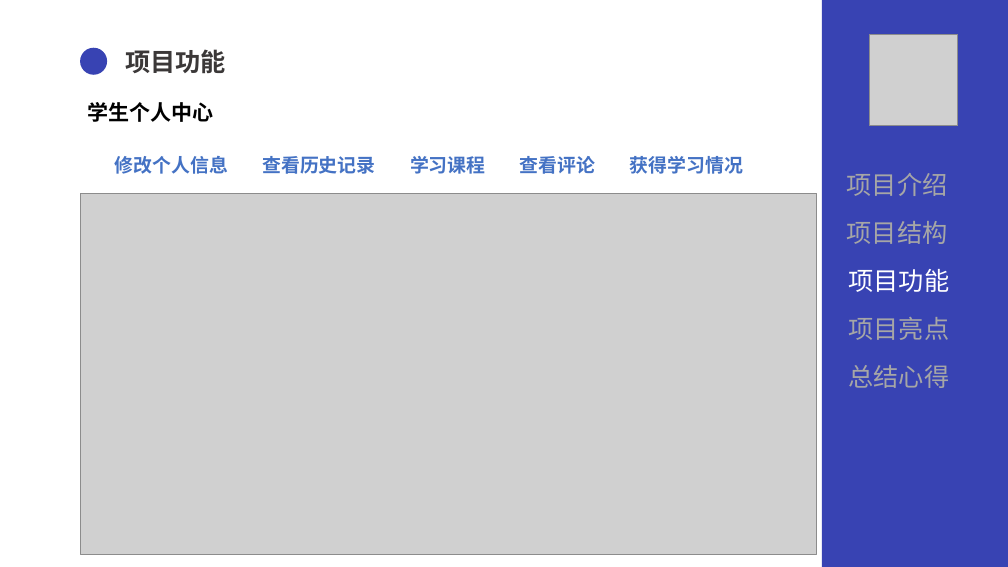
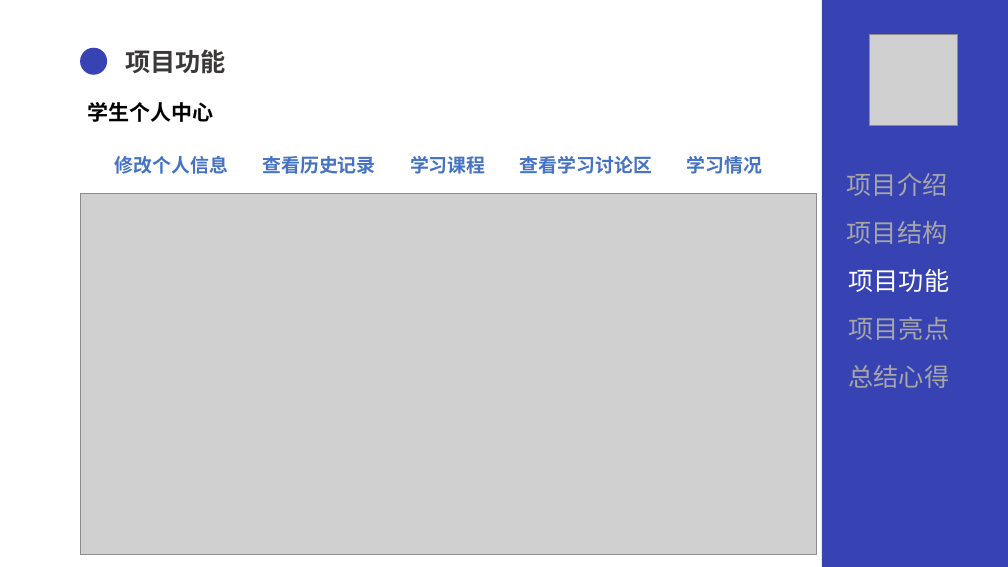
Before and after one commit to SUYYYUS/QGfinal, a slide deck: slide 12 of 文档/QG汇报陈术裕.pptx (slide 13 before the commit). Drawn at 1008x567 pixels with LibreOffice and Linux fonts; fonts in the diff are those of the drawing; grey boxes stand for pictures. Boxes give left, top, right and bottom in pixels: in the first picture for what was removed or moved away, otherwise in the second. Text is boxed around its words. In the diff, an @@ line names an element or a change of style, - is before the commit and + after.

Commit message:
修改ppt

```diff
--- a/文档/QG汇报陈术裕.pptx
+++ b/文档/QG汇报陈术裕.pptx
@@ text at [115,156,763,174]: text changed @@
-修改个人信息 查看历史记录 学习课程 查看评论 获得学习情况
+修改个人信息 查看历史记录 学习课程 查看学习讨论区 学习情况
```
Also in this commit, not shown: 6 other slides changed, 7 slides removed.
